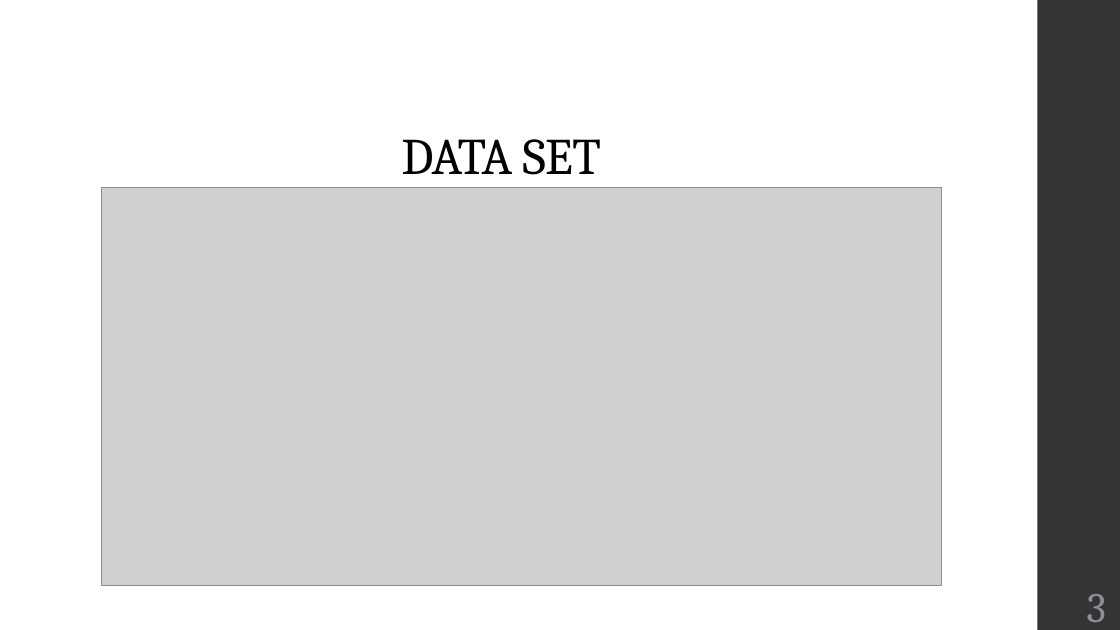
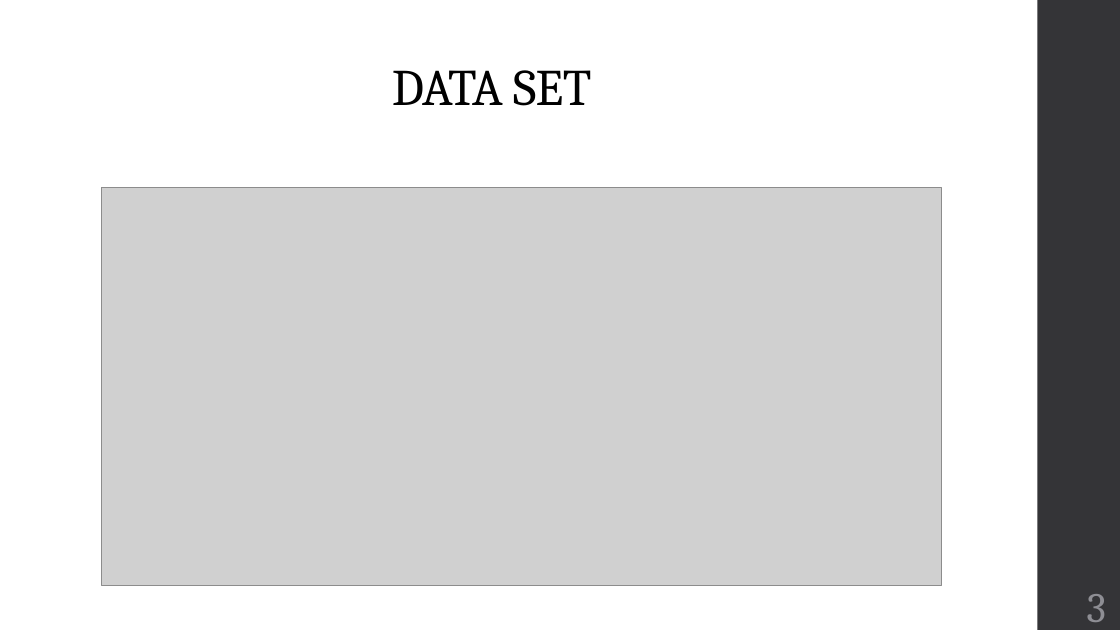
Before and after one commit to sadmiral98/TBDatamining, a slide deck: slide 3 of Tugas Besar Data Mining.pptx. Drawn at 1120x630 pixels with LibreOffice and Linux fonts; fonts in the diff are those of the drawing; grey boxes stand for pictures. Boxes give left, top, right and bottom in pixels: in the first picture for what was removed or moved away, otherwise in the second. Text is boxed around its words. In the diff, an @@ line names an element or a change of style, - is before the commit and + after.

```diff
--- a/Tugas Besar Data Mining.pptx
+++ b/Tugas Besar Data Mining.pptx
@@ title "DATA SET": place and size @@
-title "DATA SET" at (401,139,601,175)
+title "DATA SET" at (392,70,591,106)
```
Also in this commit, not shown: 1 other slide changed.
